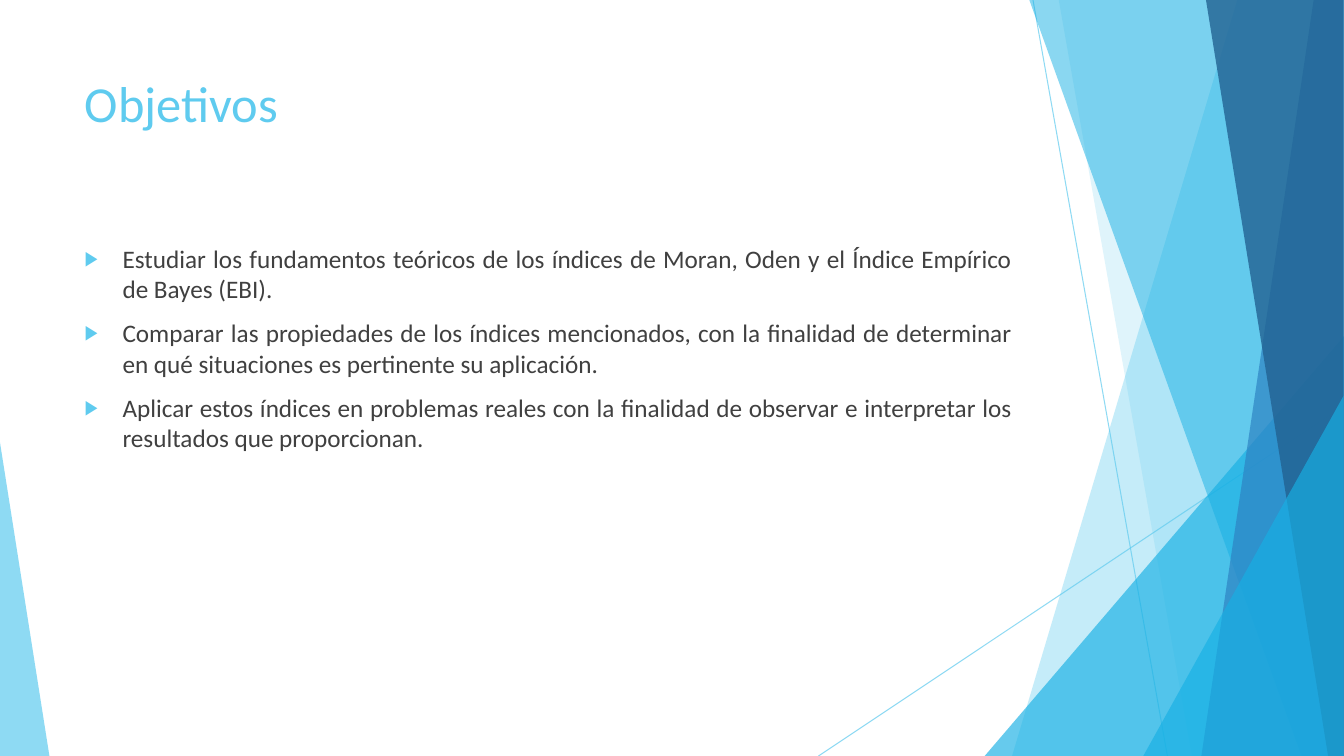
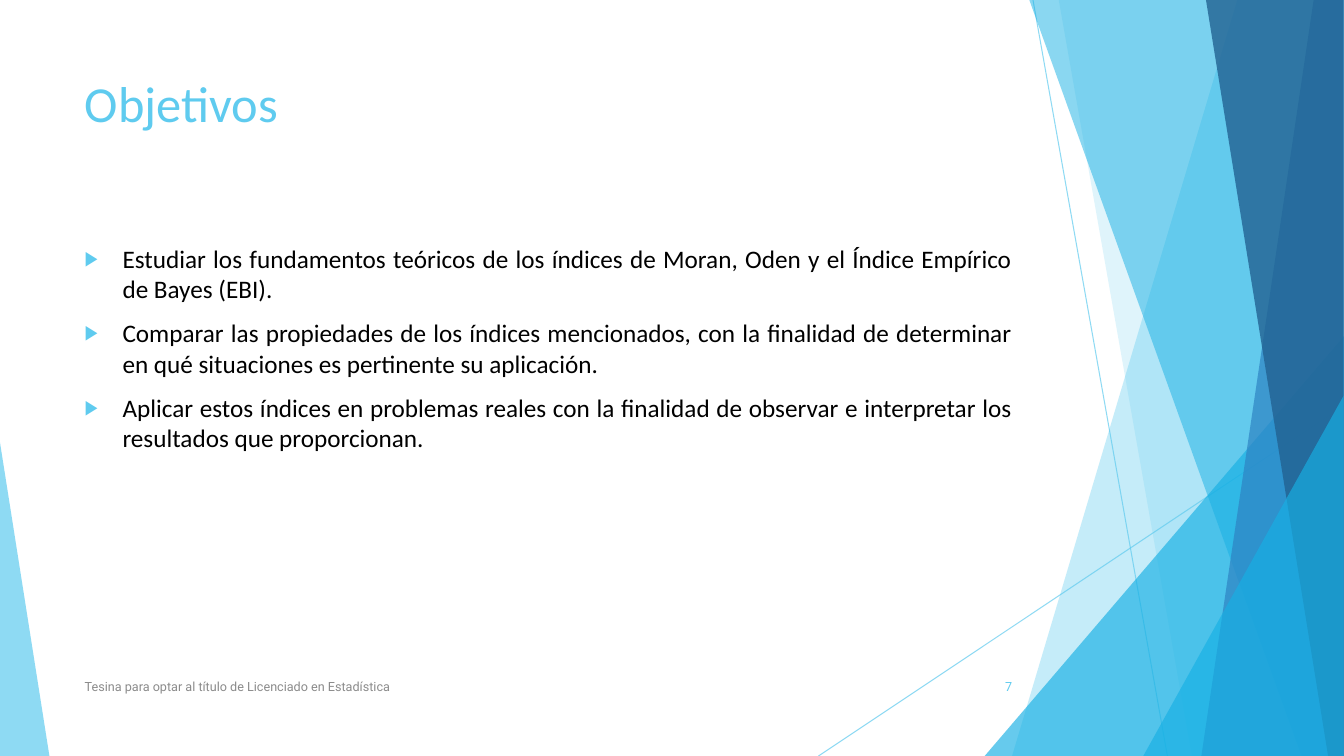
Before and after one commit to Seferra18/Tesina, a slide deck: slide 7 of ppt.pptx (slide 5 before the commit). Drawn at 1344x756 pixels with LibreOffice and Linux fonts; fonts in the diff are those of the drawing. Boxes give left, top, right and bottom in pixels: in the first picture for what was removed or moved away, otherwise in the second. Text is boxed around its words. In the diff, an @@ line names an element or a change of style, - is before the commit and + after.

Commit message:
Para compartir

```diff
--- a/ppt.pptx
+++ b/ppt.pptx
@@ text "Estudiar los fundamentos teóricos de ..." at (123, 247, 1011, 451): text colour #404040 to #000000 @@
@@ text added at (85, 681, 390, 694), 9 pt, text #8C8C8C @@
+Tesina para optar al título de Licenciado en Estadística
@@ page number added at (1005, 682, 1012, 691), 9 pt, text #5FCBEF @@
+7
```
Also in this commit, not shown: 24 other slides changed, 18 slides added, 7 slides removed.
